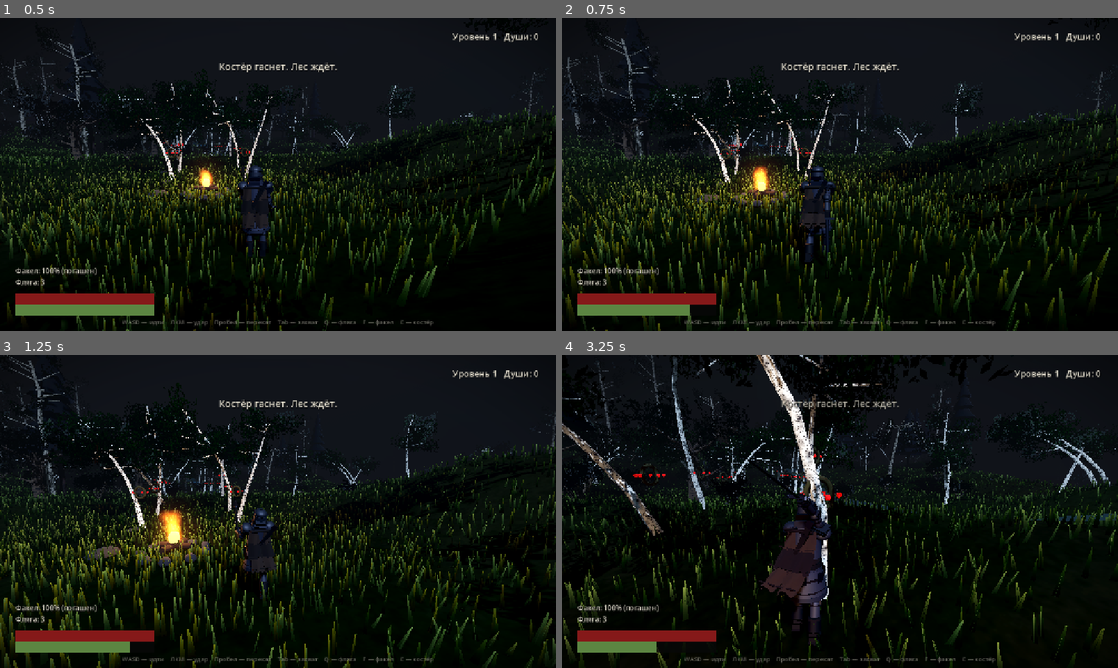
Above: before the commit, frames 1-4 (two rows, left to right).
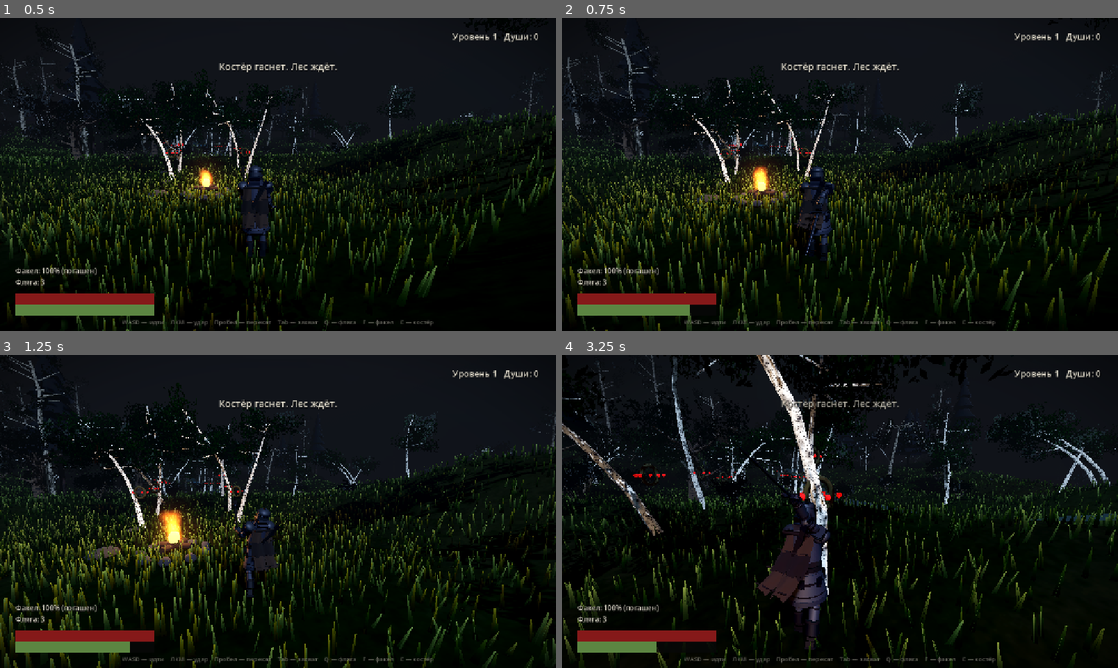
Above: after the commit, the same moments.

Repository: Dronec00/tropa
Game: Godot game, scene res://scenes/main.tscn
Two runs of this game, one before a commit and one after it. Both use one fixed random seed, a clock stepped at 60 frames per second and the inputs below.
Inputs (mouse positions are in pixels of both pictures, inside the frame that each line leads up to):
- Up to frame 1 (0.5 s): no input
- Up to frame 2 (0.75 s): tap Enter at 0.5 s; move the mouse to (867, 174) at 0.52 s; hold W (move_forward) from 0.53 s (still down); click (867, 174) at 0.6 s
- Up to frame 3 (1.25 s): keep holding W (move_forward)
- Up to frame 4 (3.25 s): keep holding W (move_forward); move the mouse to (812, 511) at 1.27 s; tap Space (dodge) at 1.35 s; move the mouse to (851, 505) at 2.02 s; tap Q (heal) at 2.1 s; move the mouse to (834, 517) at 2.77 s; tap E (interact) at 2.85 s; click (834, 517) at 2.92 s

Frame 1 is identical in both runs. In frame 2, 0.5% of the frame differs, in the area x 41-59%, y 47-96%; in frame 3, 0.6%; in frame 4, 1.3%, in the area x 31-50%, y 28-95%.

Commit message:
Удар рыцаря: шаг, ноги и доводка
- новые кадры удара: замах, шаг правой ногой, перенос веса, доводка корпусом
- аниматор применяет бёдра, колени и стопы, а не только руку с торсом
- хит-окно игрока синхронизировано с моментом удара

Diff:
--- a/scripts/knight_model_v2.gd
+++ b/scripts/knight_model_v2.gd
@@ -925,7 +925,7 @@
 	# --- кадры удара ---
 
 	func _build_attack_frames() -> void:
-		# Смещения относительно позы покоя.
+		# Смещения относительно позы покоя. Удар с шагом вперёд правой ногой.
 		_frames = [
 			{
 				"t": 0.0,
@@ -933,65 +933,92 @@
 				"sh_l": Vector3.ZERO, "el_l": Vector3.ZERO, "wr_l": Vector3.ZERO,
 				"torso": Vector3.ZERO, "head": Vector3.ZERO,
 				"hips_rot": Vector3.ZERO, "hips_pos": Vector3.ZERO,
+				"thigh_r": Vector3.ZERO, "knee_r": Vector3.ZERO, "ankle_r": Vector3.ZERO,
+				"thigh_l": Vector3.ZERO, "knee_l": Vector3.ZERO, "ankle_l": Vector3.ZERO,
 			},
 			{
-				"t": 0.30,
-				"sh_r": Vector3(-2.62, -0.18, 0.02),
-				"el_r": Vector3(-0.42, 0.0, 0.0),
-				"wr_r": Vector3(0.12, 0.0, 0.0),
-				"sh_l": Vector3(-0.12, 0.02, 0.03),
-				"el_l": Vector3(0.05, 0.0, 0.0),
+				"t": 0.24,
+				"sh_r": Vector3(-2.30, -0.26, 0.06),
+				"el_r": Vector3(-0.95, 0.0, 0.0),
+				"wr_r": Vector3(0.24, 0.0, 0.0),
+				"sh_l": Vector3(-0.16, 0.03, 0.05),
+				"el_l": Vector3(0.08, 0.0, 0.0),
 				"wr_l": Vector3.ZERO,
-				"torso": Vector3(-0.10, -0.32, 0.03),
-				"head": Vector3(-0.04, 0.26, 0.0),
-				"hips_rot": Vector3(0.0, -0.09, 0.0),
-				"hips_pos": Vector3(0.0, -0.01, 0.015),
+				"torso": Vector3(-0.06, -0.36, 0.04),
+				"head": Vector3(-0.02, 0.30, 0.0),
+				"hips_rot": Vector3(0.0, -0.13, 0.0),
+				"hips_pos": Vector3(0.0, -0.02, 0.06),
+				"thigh_r": Vector3(-0.16, 0.0, 0.0), "knee_r": Vector3(-0.26, 0.0, 0.0), "ankle_r": Vector3(0.10, 0.0, 0.0),
+				"thigh_l": Vector3(0.12, 0.0, 0.0), "knee_l": Vector3(-0.12, 0.0, 0.0), "ankle_l": Vector3(0.0, 0.0, 0.0),
 			},
 			{
-				"t": 0.36,
-				"sh_r": Vector3(-2.68, -0.22, 0.04),
-				"el_r": Vector3(-0.48, 0.0, 0.0),
-				"wr_r": Vector3(0.18, 0.0, 0.0),
-				"sh_l": Vector3(-0.15, 0.02, 0.04),
-				"el_l": Vector3(0.07, 0.0, 0.0),
+				"t": 0.34,
+				"sh_r": Vector3(-2.42, -0.30, 0.08),
+				"el_r": Vector3(-1.02, 0.0, 0.0),
+				"wr_r": Vector3(0.28, 0.0, 0.0),
+				"sh_l": Vector3(-0.20, 0.03, 0.06),
+				"el_l": Vector3(0.10, 0.0, 0.0),
 				"wr_l": Vector3.ZERO,
-				"torso": Vector3(-0.13, -0.38, 0.04),
-				"head": Vector3(-0.05, 0.30, 0.0),
-				"hips_rot": Vector3(0.0, -0.10, 0.0),
-				"hips_pos": Vector3(0.0, -0.015, 0.02),
+				"torso": Vector3(-0.09, -0.42, 0.05),
+				"head": Vector3(-0.03, 0.34, 0.0),
+				"hips_rot": Vector3(0.0, -0.15, 0.0),
+				"hips_pos": Vector3(0.0, -0.03, 0.07),
+				"thigh_r": Vector3(-0.20, 0.0, 0.0), "knee_r": Vector3(-0.30, 0.0, 0.0), "ankle_r": Vector3(0.12, 0.0, 0.0),
+				"thigh_l": Vector3(0.15, 0.0, 0.0), "knee_l": Vector3(-0.14, 0.0, 0.0), "ankle_l": Vector3(0.0, 0.0, 0.0),
 			},
 			{
-				"t": 0.50,
-				"sh_r": Vector3(0.55, 0.22, -0.04),
-				"el_r": Vector3(-0.58, 0.0, 0.0),
-				"wr_r": Vector3(-0.60, 0.0, 0.0),
-				"sh_l": Vector3(-0.10, 0.0, 0.05),
-				"el_l": Vector3(0.10, 0.0, 0.0),
+				"t": 0.48,
+				"sh_r": Vector3(0.85, 0.26, -0.10),
+				"el_r": Vector3(-0.38, 0.0, 0.0),
+				"wr_r": Vector3(-0.55, 0.0, 0.0),
+				"sh_l": Vector3(-0.06, 0.0, 0.04),
+				"el_l": Vector3(0.12, 0.0, 0.0),
 				"wr_l": Vector3.ZERO,
-				"torso": Vector3(0.28, 0.30, -0.04),
-				"head": Vector3(0.12, -0.12, 0.0),
-				"hips_rot": Vector3(0.0, 0.11, -0.02),
-				"hips_pos": Vector3(0.0, -0.04, -0.05),
+				"torso": Vector3(0.26, 0.34, -0.05),
+				"head": Vector3(0.12, -0.16, 0.0),
+				"hips_rot": Vector3(0.0, 0.15, -0.02),
+				"hips_pos": Vector3(0.0, -0.05, -0.12),
+				"thigh_r": Vector3(0.55, 0.0, 0.0), "knee_r": Vector3(-0.36, 0.0, 0.0), "ankle_r": Vector3(0.12, 0.0, 0.0),
+				"thigh_l": Vector3(-0.34, 0.0, 0.0), "knee_l": Vector3(-0.16, 0.0, 0.0), "ankle_l": Vector3(-0.06, 0.0, 0.0),
 			},
 			{
-				"t": 0.63,
-				"sh_r": Vector3(0.63, 0.26, -0.02),
-				"el_r": Vector3(-0.52, 0.0, 0.0),
-				"wr_r": Vector3(-0.45, 0.0, 0.0),
-				"sh_l": Vector3(-0.06, 0.0, 0.03),
-				"el_l": Vector3(0.06, 0.0, 0.0),
+				"t": 0.62,
+				"sh_r": Vector3(0.52, 0.46, -0.16),
+				"el_r": Vector3(-0.30, 0.0, 0.0),
+				"wr_r": Vector3(-0.42, 0.0, 0.0),
+				"sh_l": Vector3(-0.04, 0.0, 0.03),
+				"el_l": Vector3(0.08, 0.0, 0.0),
 				"wr_l": Vector3.ZERO,
-				"torso": Vector3(0.32, 0.34, -0.03),
-				"head": Vector3(0.16, -0.14, 0.0),
-				"hips_rot": Vector3(0.0, 0.09, 0.0),
-				"hips_pos": Vector3(0.0, -0.05, -0.055),
+				"torso": Vector3(0.31, 0.43, -0.06),
+				"head": Vector3(0.15, -0.20, 0.0),
+				"hips_rot": Vector3(0.0, 0.13, -0.02),
+				"hips_pos": Vector3(0.0, -0.06, -0.14),
+				"thigh_r": Vector3(0.50, 0.0, 0.0), "knee_r": Vector3(-0.30, 0.0, 0.0), "ankle_r": Vector3(0.10, 0.0, 0.0),
+				"thigh_l": Vector3(-0.30, 0.0, 0.0), "knee_l": Vector3(-0.14, 0.0, 0.0), "ankle_l": Vector3(-0.04, 0.0, 0.0),
 			},
 			{
-				"t": 0.98,
+				"t": 0.82,
+				"sh_r": Vector3(0.16, 0.16, -0.05),
+				"el_r": Vector3(-0.12, 0.0, 0.0),
+				"wr_r": Vector3(-0.14, 0.0, 0.0),
+				"sh_l": Vector3(-0.02, 0.0, 0.01),
+				"el_l": Vector3(0.04, 0.0, 0.0),
+				"wr_l": Vector3.ZERO,
+				"torso": Vector3(0.10, 0.14, -0.02),
+				"head": Vector3(0.05, -0.07, 0.0),
+				"hips_rot": Vector3(0.0, 0.05, 0.0),
+				"hips_pos": Vector3(0.0, -0.02, -0.04),
+				"thigh_r": Vector3(0.18, 0.0, 0.0), "knee_r": Vector3(-0.10, 0.0, 0.0), "ankle_r": Vector3(0.04, 0.0, 0.0),
+				"thigh_l": Vector3(-0.10, 0.0, 0.0), "knee_l": Vector3(-0.06, 0.0, 0.0), "ankle_l": Vector3(0.0, 0.0, 0.0),
+			},
+			{
+				"t": 1.0,
 				"sh_r": Vector3.ZERO, "el_r": Vector3.ZERO, "wr_r": Vector3.ZERO,
 				"sh_l": Vector3.ZERO, "el_l": Vector3.ZERO, "wr_l": Vector3.ZERO,
 				"torso": Vector3.ZERO, "head": Vector3.ZERO,
 				"hips_rot": Vector3.ZERO, "hips_pos": Vector3.ZERO,
+				"thigh_r": Vector3.ZERO, "knee_r": Vector3.ZERO, "ankle_r": Vector3.ZERO,
+				"thigh_l": Vector3.ZERO, "knee_l": Vector3.ZERO, "ankle_l": Vector3.ZERO,
 			},
 		]
 
@@ -1142,3 +1169,15 @@
 				_rv("hips") + (p["hips_rot"] as Vector3), w)
 		_hips.position = _hips.position.lerp(
 				_rv("hips_pos") + (p["hips_pos"] as Vector3), w)
+		_thigh_r.rotation = _thigh_r.rotation.lerp(
+				_rv("thigh_r") + (p["thigh_r"] as Vector3), w)
+		_knee_r.rotation = _knee_r.rotation.lerp(
+				_rv("knee_r") + (p["knee_r"] as Vector3), w)
+		_ankle_r.rotation = _ankle_r.rotation.lerp(
+				_rv("ankle_r") + (p["ankle_r"] as Vector3), w)
+		_thigh_l.rotation = _thigh_l.rotation.lerp(
+				_rv("thigh_l") + (p["thigh_l"] as Vector3), w)
+		_knee_l.rotation = _knee_l.rotation.lerp(
+				_rv("knee_l") + (p["knee_l"] as Vector3), w)
+		_ankle_l.rotation = _ankle_l.rotation.lerp(
+				_rv("ankle_l") + (p["ankle_l"] as Vector3), w)
--- a/scripts/player.gd
+++ b/scripts/player.gd
@@ -339,7 +339,7 @@
 	stamina -= ATTACK_COST
 	stamina_changed.emit(stamina, max_stamina)
 	_swing()
-	await get_tree().create_timer(0.42 if _use_v2 else 0.16).timeout
+	await get_tree().create_timer(0.46 if _use_v2 else 0.16).timeout
 	if not _dead:
 		_apply_hit()
 
Binary file added: docs/attack.png
Not shown, changed: TODO.md
